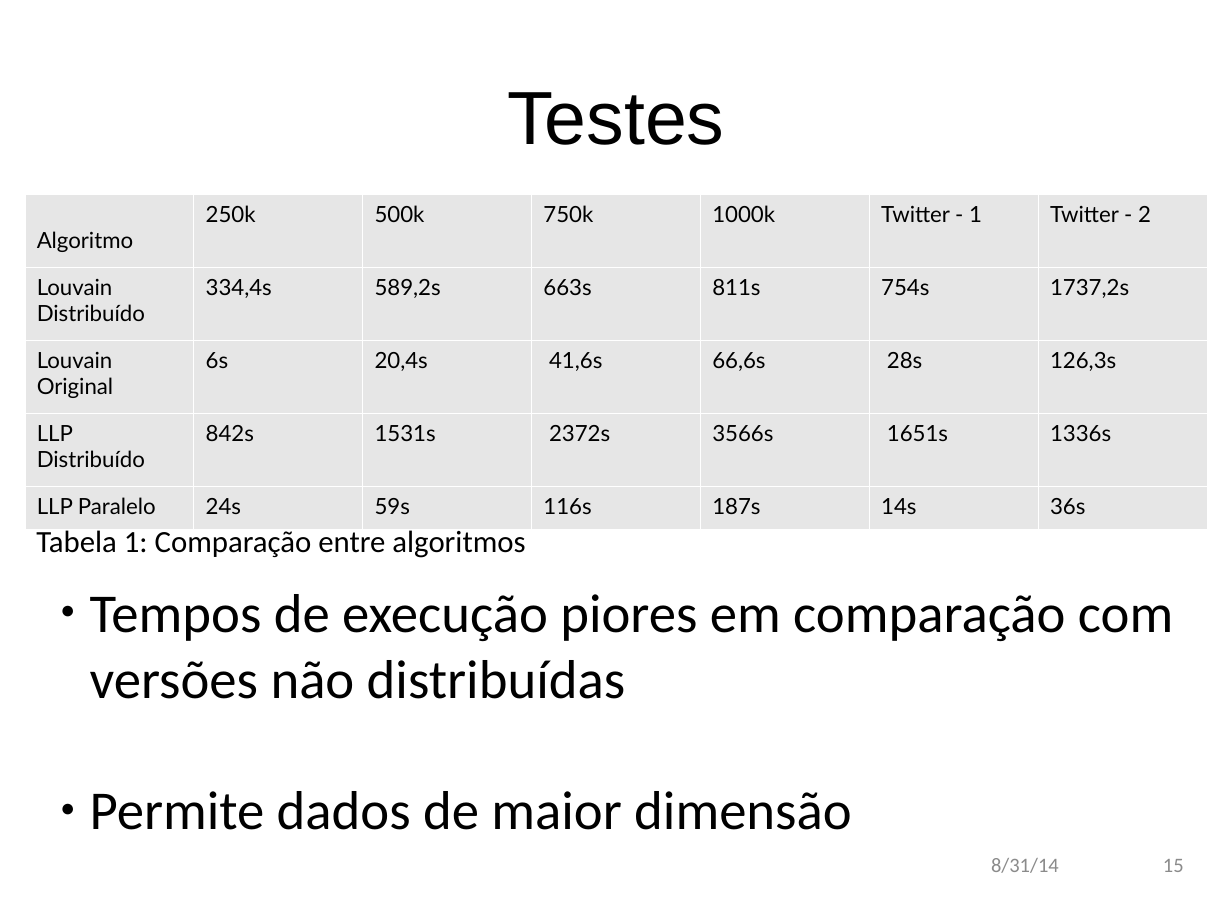
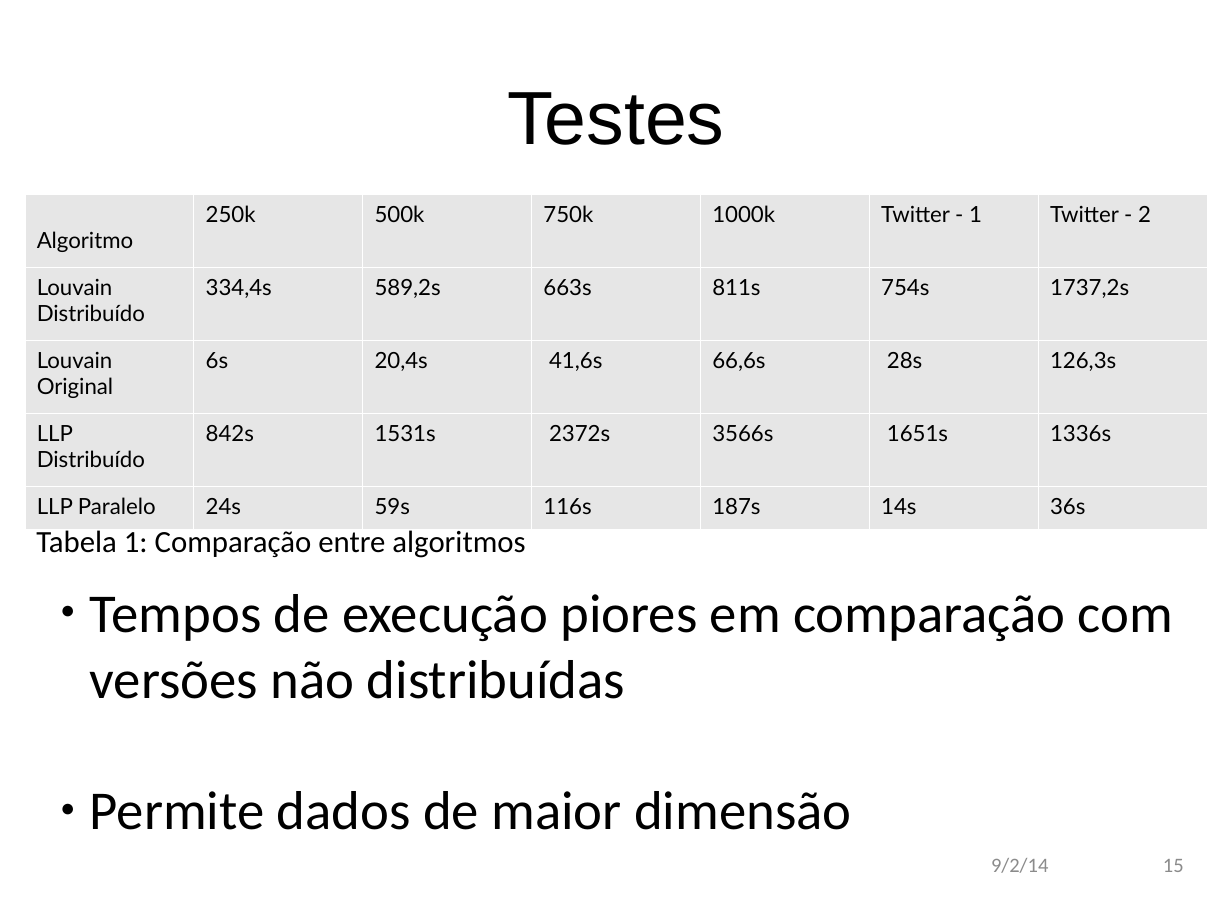
Before and after one commit to andremota/Distributed-Graph-Processing, a slide deck: slide 15 of docs/apresentação/apres_isel_format.odp. Drawn at 1232x924 pixels with LibreOffice and Linux fonts; fonts in the diff are those of the drawing; background and template pictures are left out. Boxes give left, top, right and bottom in pixels: in the first picture for what was removed or moved away, otherwise in the second. Text is boxed around its words. In the diff, an @@ line names an element or a change of style, - is before the commit and + after.

```diff
--- a/docs/apresentação/apres_isel_format.odp
+++ b/docs/apresentação/apres_isel_format.odp
@@ text at box(991, 858, 1048, 873): text changed @@
-8/31/14
+9/2/14
```
Also in this commit, not shown: 17 other slides changed.
